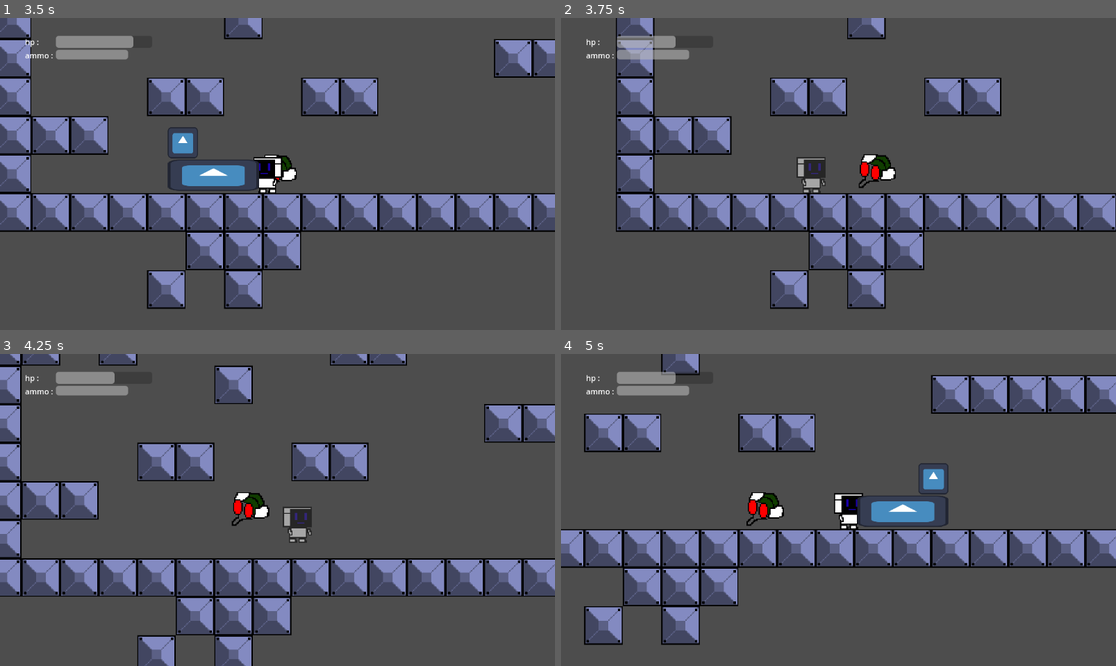
Above: before the commit, frames 1-4 (two rows, left to right).
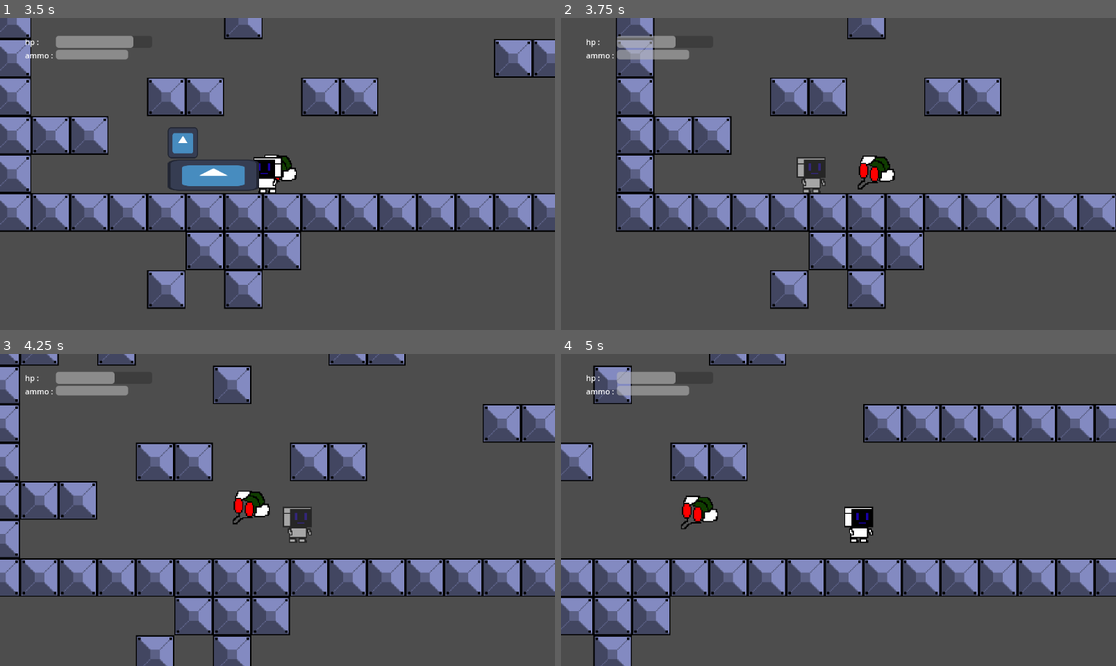
Above: after the commit, the same moments.

Repository: DanielKuhnDeAraujo/Robozin
Game: Godot game, scene res://scenes/Tela inicial.tscn
Two runs of this game, one before a commit and one after it. Both use one fixed random seed, a clock stepped at 60 frames per second and the inputs below. The engine's default icon, where the game draws it, is replaced by a stand-in: a white triangle on a blue panel in a dark square.
Inputs:
- Up to frame 1 (3.5 s): click "INICIAR" at 0.5 s; hold Z (aspirar) 1.28-2.03 s; hold D (andar_direita) 1.28-2.78 s; tap Space (pulo) at 1.52, 2.27 s; tap Z (aspirar) at 2.1 s; hold Left (andar_esquerda) from 2.78 s (still down); hold Z (aspirar) from 2.78 s (still down); tap X (atirar) at 2.85 s
- Up to frame 2 (3.75 s): release Left (andar_esquerda) at 3.53 s; release Z (aspirar) at 3.53 s; hold D (andar_direita) from 3.53 s (still down); tap Z (aspirar) at 3.6 s
- Up to frame 3 (4.25 s): keep holding D (andar_direita); tap Space (pulo) at 3.77 s
- Up to frame 4 (5 s): keep holding D (andar_direita); hold Z (aspirar) from 4.28 s (still down); tap Space (pulo) at 4.52 s

Frame 1 is identical in both runs. In frame 2, 0.3% of the frame differs, in the area x 53-61%, y 43-56%; in frame 3, 5.7%; in frame 4, 31%, in the area x 0-100%, y 0-100%.
Error in both runs: Invalid access to property or key 'limite' on a base object of type 'null instance'. (res://scripts/vida_inimigo.gd:9)

Commit message:
n aspira mais se estiver de buxin cheio

Diff:
--- a/scripts/player.gd
+++ b/scripts/player.gd
@@ -122,16 +122,17 @@
 		SPEED = move_toward(SPEED, 0, friccao)
 		velocity.x = SPEED
 
-	if Input.is_action_pressed("aspirar") and pode_sugar:
+	if Input.is_action_pressed("aspirar") and pode_sugar and ammo != 3:
 		aspirar()
 		aspirando = true
-		MAX_SPEED *= 0.5
+		MAX_SPEED = 100
 
 	if Input.is_action_just_released("aspirar"):
 		pode_sugar = true
 		contador = 0
 		aspirando = false
-		MAX_SPEED /= 0.5
+		if MAX_SPEED < 200:
+			MAX_SPEED = move_toward(MAX_SPEED, 200, 100)
 
 	if Input.is_action_just_pressed("atirar") and ammo > 0:
 		atirar()
